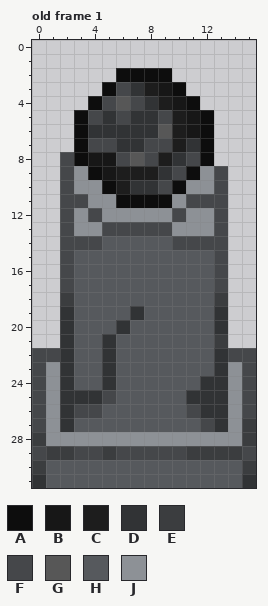
Two versions of one pixel-art file, src/assets/editor/aseprite/Objekte/lightPillar/normal_LightPillar.aseprite. Above, as it was before the edit.
16x32 pixels, 6 frames. Colours within 5 levels of each other are drawn and written as one. Shown: old frame 1.
Visible layers, top first: "Layer 3", "Layer 2", "Layer 1".
Palette (. is transparent): A #0d0d0d  B #171717  C #1d1d1d  D #313335  E #3b3d3f  F #45474a  G #575757  H #56595d  J #8d9196
Pixels before, old frame 1, first column x 0:
 2 ......AAAA......
 3 .....AFDCBA.....
 4 ....AFGFDCBA....
 5 ...AFDFDDFCBA...
 6 ...ADDDDDGCBA...
 7 ...AFFDDFFCDA...
 8 ..FABBFGFCDFA...
 9 ..FJABCCCDFAJF..
10 ..FJJACDDFAJJF..
11 ..FFJJAAAAJFFF..
12 ..FJFJJJJJFJJF..
13 ..FJJFFFFFJJJF..
14 ..FFFHHHHHFFFF..
15 ..FHHHHHHHHHHF..
16 ..FHHHHHHHHHHF..
17 ..FHHHHHHHHHHF..
18 ..EHHHHHHHHHHE..
19 ..DHHHHDHHHHHD..
20 ..DHHHDHHHHHHD..
21 ..DHHDHHHHHHHE..
22 FFDHHDHHHHHHHDFF
23 FJDHHDHHHHHHHDJF
24 FJDHHDHHHHHHDDJF
25 FJDDDFHHHHHDDDJF
26 FJDFFHHHHHHFDDJF
27 FJDHHHHHHHHHFDJE
28 EJJJJJJJJJJJJJJE
29 FEEFFEFFFFFEEEEF
30 EHHHHHHHHHHHHHHE
31 DHHHHHHHHHHHHHHD
New version:
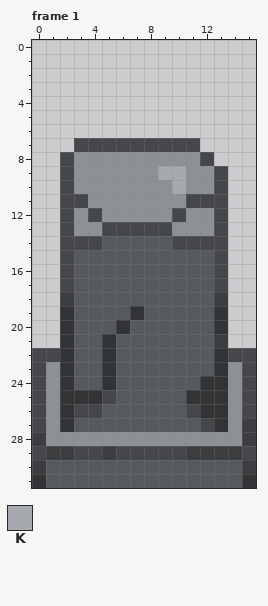
Colours new in this view: K #a6aaaf
A new or re-ordered frame is compared with the old frame closest to it.
Change:
frames 6 -> 7
Frame 1 is new; against old frame 1, layer "Layer 3":
y 2: x 6..9 AAAA -> ....
y 3: x 5..10 AFDCBA -> ......
y 4: x 4..11 AFGFDCBA -> ........
y 5: x 3..12 AFDFDDFCBA -> ..........
y 6: x 3..12 ADDDDDGCBA -> ..........
y 7: x 3 A -> F; x 6..7 DD -> FF; x 10..12 CDA -> FF.
y 8: x 3..12 ABBFGFCDFA -> JJJJJJJJJF
y 9: x 4..11 ABCCCDFA -> JJJJJKKJ
y 10: x 5..10 ACDDFA -> JJJJJK
y 11: x 6..9 AAAA -> JJJJ
Pixel boxes of the changes (left, top, right, bottom) in both pictures:
changed: (74, 68, 214, 208)
